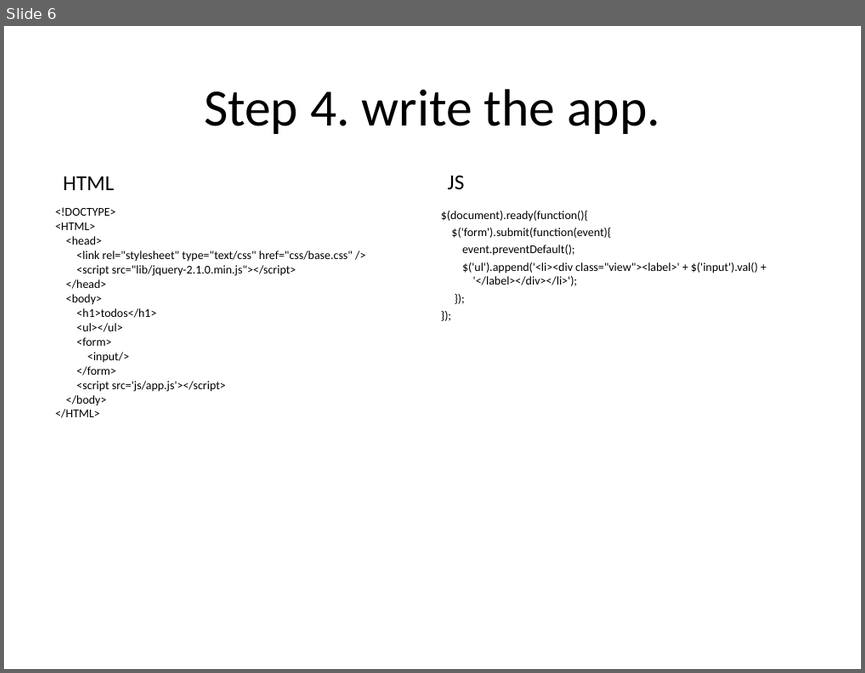
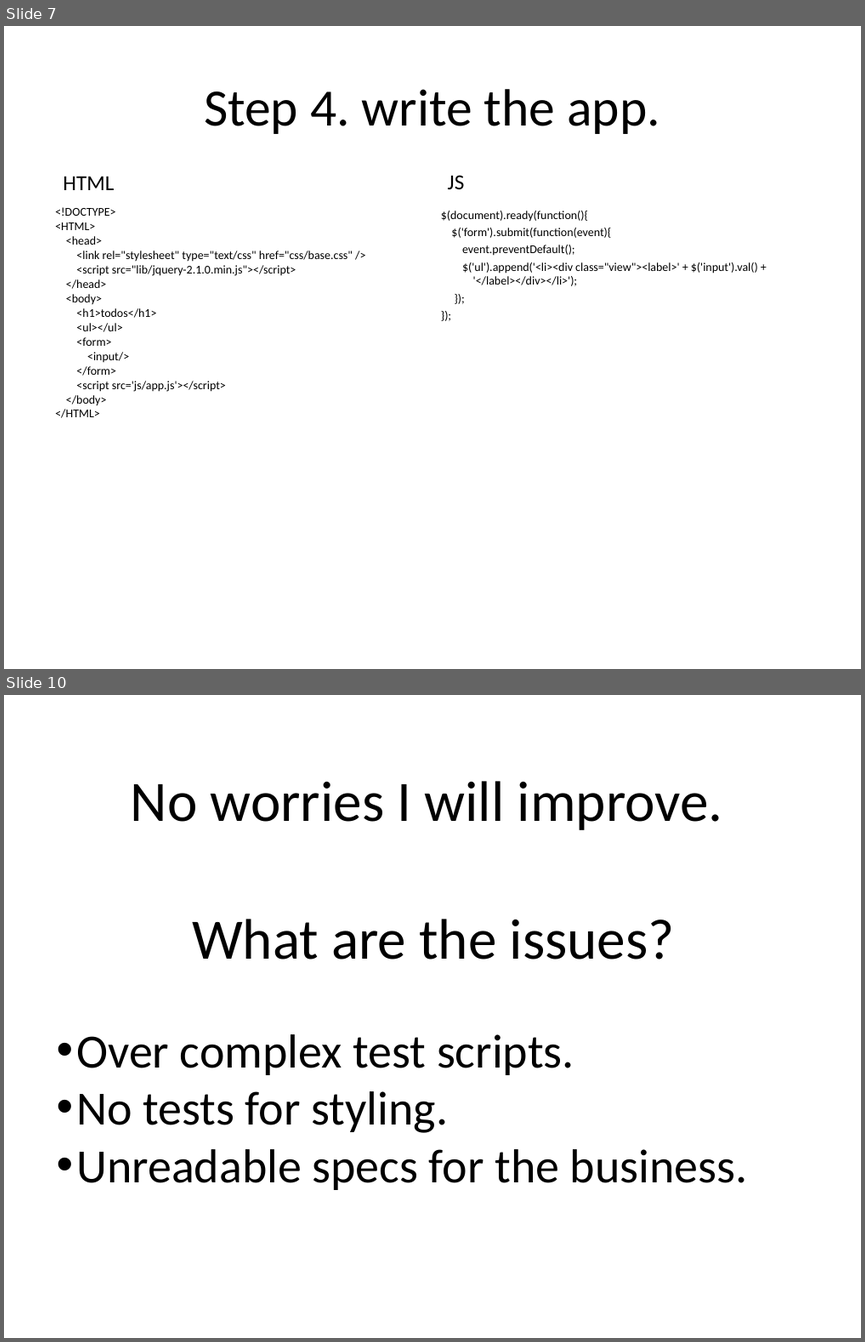
Before and after one commit to ov0364/xp2014_todos, a slide deck: Storyboarding meets BDD.ppt. Shown one above the other, each under a label of ours: slide 6 before the commit, slides 7 and 10 after it; the slides between them are not shown. The pictures are 865x673 and 865x1342 pixels, drawn with LibreOffice and Linux fonts; fonts in the diff are those of the drawing. Boxes give left, top, right and bottom in pixels: in the first picture for what was removed or moved away, otherwise in the second. Text is boxed around its words. In the diff, an @@ line names an element or a change of style, - is before the commit and + after.

```diff
--- a/Storyboarding meets BDD.ppt
+++ b/Storyboarding meets BDD.ppt
@@ slide 10 added at (x1=4, y1=695, x2=861, y2=1338), background #FFFFFF @@
@@ title added at (x1=131, y1=781, x2=723, y2=959), 48 pt, text #000000 @@
+No worries I will improve.
+What are the issues?
@@ text added at (x1=76, y1=1034, x2=748, y2=1190), 40 pt, text #000000 @@
+• Over complex test scripts.
+• No tests for styling.
+• Unreadable specs for the business.
@@ what was slide 6 is now slide 7 @@
```
Also in this commit, not shown: 9 slides changed, 5 other slides added, 1 slide removed, 10 other files.
